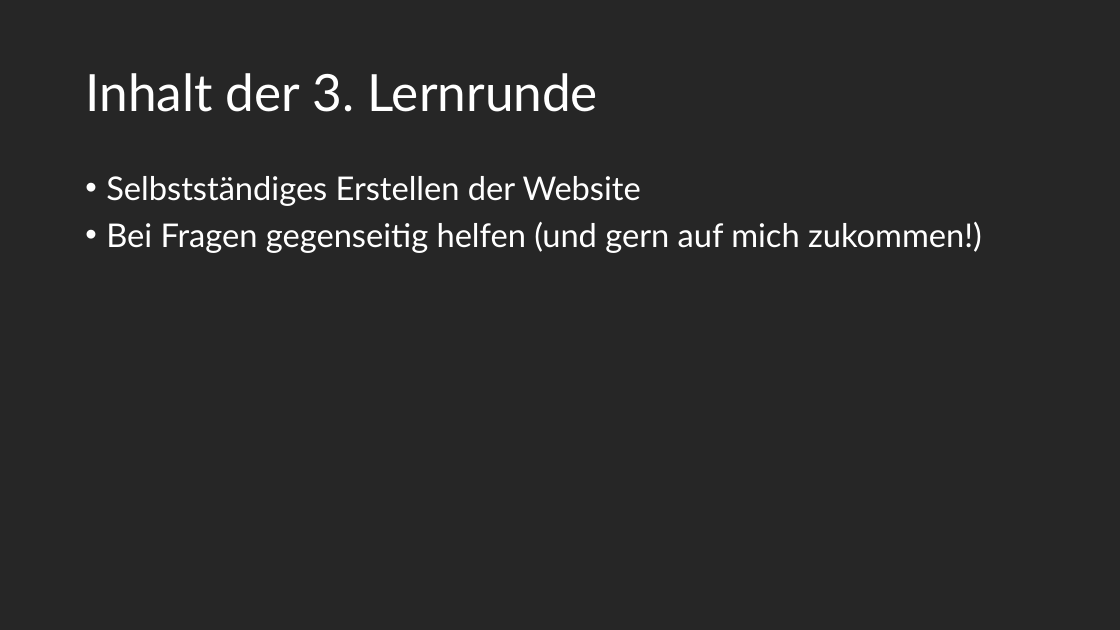
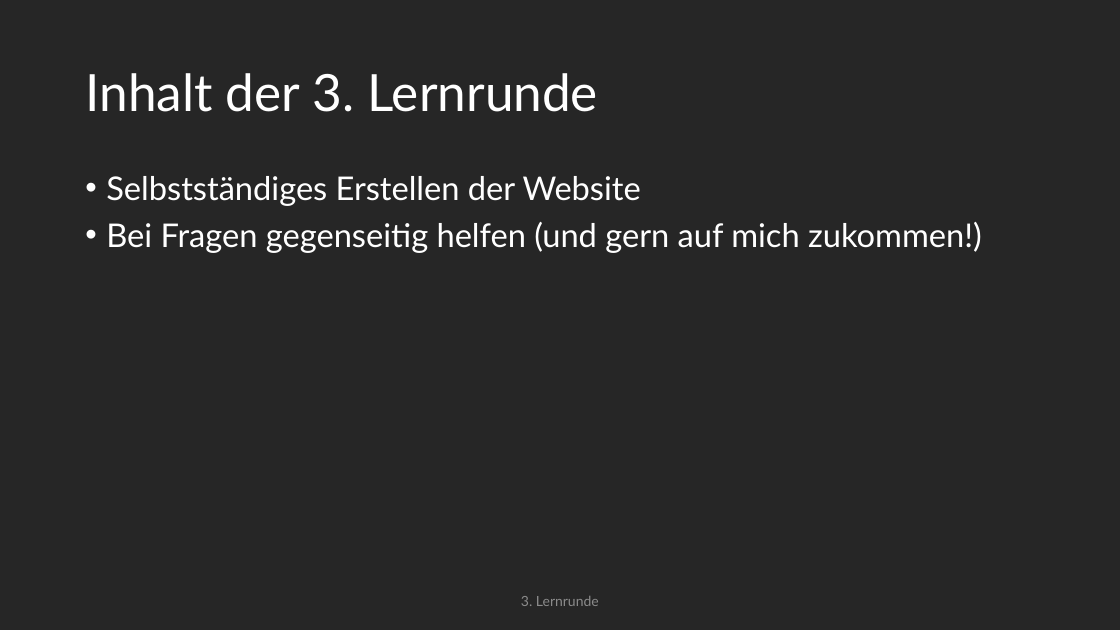
Before and after one commit to maximotus/skill-saturday-wordpress-portfolio-website, a slide deck: slide 18 of wordpress-portfolio-website-presentation.pptx. Drawn at 1120x630 pixels with LibreOffice and Linux fonts; fonts in the diff are those of the drawing. Boxes give left, top, right and bottom in pixels: in the first picture for what was removed or moved away, otherwise in the second. Text is boxed around its words. In the diff, an @@ line names an element or a change of style, - is before the commit and + after.

```diff
--- a/wordpress-portfolio-website-presentation.pptx
+++ b/wordpress-portfolio-website-presentation.pptx
@@ text added at (521, 596, 599, 606), 12 pt, text #8C8C8C @@
+3. Lernrunde
```
Also in this commit, not shown: 2 other slides changed, 4 slides added, 1 other file.
